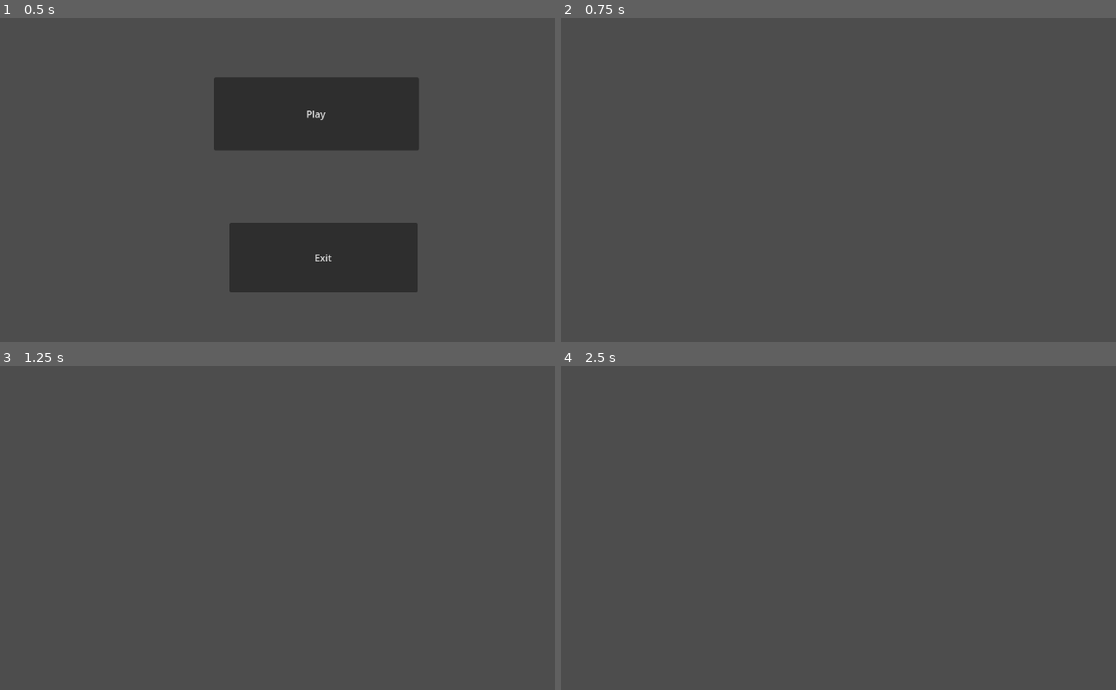
Above: before the commit, frames 1-4 (two rows, left to right).
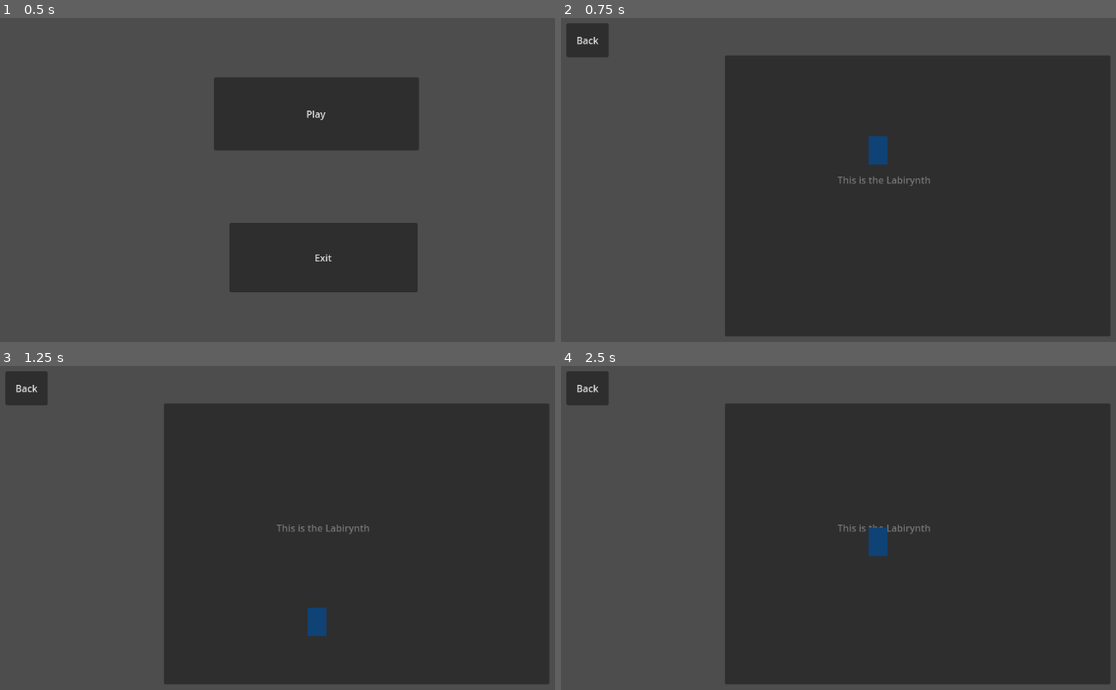
Above: after the commit, the same moments.

Repository: Mglod-usernametaken/pirate-game-jam
Game: Godot game, scene res://node_2d.tscn
The game is run twice, just before and just after one commit, with the same random seed, the same clock (stepped at 60 frames per second) and the same inputs.
Inputs (mouse positions are in pixels of both pictures, inside the frame that each line leads up to):
- Up to frame 1 (0.5 s): no input
- Up to frame 2 (0.75 s): click "Play" at 0.5 s
- Up to frame 3 (1.25 s): no input
- Up to frame 4 (2.5 s): click (588, 388) at 1.25 s, where only the run after the commit has a clickable "Back"; click (877, 463) at 2 s, where only the run after the commit has a clickable "Play"

Frame 1 is identical in both runs. In frame 2, 61% of the frame differs, in the area x 0-99%, y 1-99%; in frame 3, 61%; in frame 4, 61%.

Commit message:
add Player

Diff:
--- a/Node2D.gd
+++ b/Node2D.gd
@@ -9,4 +9,4 @@
 
 
 func _on_button_start_pressed():
-	get_tree().change_scene_to_file("res://labitynth.tscn")
+	get_tree().change_scene_to_file("res://labirynth.tscn")
--- /dev/null
+++ b/Player/Player.gd
@@ -0,0 +1,33 @@
+extends CharacterBody2D
+
+const SPEED = 300.0
+const JUMP_VELOCITY = -400.0
+@onready var anim = get_node("AnimatedSprite2D")
+
+# Get the gravity from the project settings to be synced with RigidBody nodes.
+var gravity = ProjectSettings.get_setting("physics/2d/default_gravity")
+
+func _ready():
+	anim.play("Idle")
+
+func _physics_process(delta):
+
+	# Add the gravity.
+	if not is_on_floor():
+		velocity.y += gravity * delta
+
+	# Handle jump.
+	if Input.is_action_just_pressed("ui_accept") and is_on_floor():
+		velocity.y = JUMP_VELOCITY
+
+	# Get the input direction and handle the movement/deceleration.
+	# As good practice, you should replace UI actions with custom gameplay actions.
+	var direction = Input.get_axis("ui_left","ui_right")
+	if direction:
+		velocity.x = direction * SPEED
+		anim.play("Run")
+	else:
+		anim.play("Idle")
+		velocity.x = move_toward(velocity.x, 0, SPEED)
+
+	move_and_slide()
--- /dev/null
+++ b/Player/Player.tscn
@@ -0,0 +1,48 @@
+[gd_scene load_steps=7 format=3 uid="uid://bjnbq3ccl4ceq"]
+
+[ext_resource type="Script" path="res://Player/Player.gd" id="1_7wws1"]
+[ext_resource type="Texture2D" uid="uid://4ajdw6i2pftb" path="res://Player/graphics/blue.png" id="1_vao3g"]
+[ext_resource type="Texture2D" uid="uid://c8vlwxgx7q1qb" path="res://Player/graphics/red.png" id="2_j0jgm"]
+[ext_resource type="Texture2D" uid="uid://cyotip7o6mp8a" path="res://Player/graphics/orange.png" id="3_012s3"]
+
+[sub_resource type="CapsuleShape2D" id="CapsuleShape2D_rpxkd"]
+radius = 20.0
+height = 56.0
+
+[sub_resource type="SpriteFrames" id="SpriteFrames_3ssyg"]
+animations = [{
+"frames": [{
+"duration": 1.0,
+"texture": ExtResource("1_vao3g")
+}],
+"loop": true,
+"name": &"Idle",
+"speed": 5.0
+}, {
+"frames": [{
+"duration": 1.0,
+"texture": ExtResource("2_j0jgm")
+}],
+"loop": true,
+"name": &"Laugh",
+"speed": 5.0
+}, {
+"frames": [{
+"duration": 1.0,
+"texture": ExtResource("3_012s3")
+}],
+"loop": true,
+"name": &"Run",
+"speed": 5.0
+}]
+
+[node name="Player" type="CharacterBody2D"]
+script = ExtResource("1_7wws1")
+
+[node name="CollisionShape2D" type="CollisionShape2D" parent="."]
+shape = SubResource("CapsuleShape2D_rpxkd")
+
+[node name="AnimatedSprite2D" type="AnimatedSprite2D" parent="."]
+sprite_frames = SubResource("SpriteFrames_3ssyg")
+animation = &"Idle"
+frame_progress = 0.694926
--- a/labirynth.tscn
+++ b/labirynth.tscn
@@ -1,6 +1,20 @@
-[gd_scene load_steps=2 format=3 uid="uid://muxj2vjchpxg"]
+[gd_scene load_steps=8 format=3 uid="uid://ccdwgn87axn44"]
 
 [ext_resource type="Script" path="res://labirynth.gd" id="1_vmb32"]
+[ext_resource type="PackedScene" uid="uid://bjnbq3ccl4ceq" path="res://Player/Player.tscn" id="2_iy1te"]
+
+[sub_resource type="LabelSettings" id="LabelSettings_ue835"]
+
+[sub_resource type="PhysicsMaterial" id="PhysicsMaterial_cchdj"]
+
+[sub_resource type="RectangleShape2D" id="RectangleShape2D_qvy56"]
+size = Vector2(784.5, 57.5)
+
+[sub_resource type="RectangleShape2D" id="RectangleShape2D_kxis5"]
+size = Vector2(650.25, 57.5)
+
+[sub_resource type="RectangleShape2D" id="RectangleShape2D_lj4bb"]
+size = Vector2(73.125, 474.75)
 
 [node name="Labirynth" type="Node2D"]
 script = ExtResource("1_vmb32")
@@ -11,6 +25,7 @@
 offset_right = 634.0
 offset_bottom = 323.0
 text = "This is the Labirynth"
+label_settings = SubResource("LabelSettings_ue835")
 
 [node name="Button" type="Button" parent="."]
 offset_left = 22.0
@@ -20,5 +35,32 @@
 text = "Back
 "
 
-[connection signal="draw" from="Label" to="." method="_on_label_draw"]
+[node name="Player" parent="." instance=ExtResource("2_iy1te")]
+position = Vector2(545, 221)
+
+[node name="StaticBody2D" type="StaticBody2D" parent="."]
+physics_material_override = SubResource("PhysicsMaterial_cchdj")
+
+[node name="CollisionShape2D" type="CollisionShape2D" parent="StaticBody2D"]
+position = Vector2(607, 580)
+shape = SubResource("RectangleShape2D_qvy56")
+
+[node name="CollisionShape2D4" type="CollisionShape2D" parent="StaticBody2D"]
+position = Vector2(543.875, 43)
+shape = SubResource("RectangleShape2D_kxis5")
+
+[node name="CollisionShape2D2" type="CollisionShape2D" parent="StaticBody2D"]
+position = Vector2(966.562, 311.375)
+shape = SubResource("RectangleShape2D_lj4bb")
+
+[node name="CollisionShape2D3" type="CollisionShape2D" parent="StaticBody2D"]
+position = Vector2(252, 313)
+shape = SubResource("RectangleShape2D_lj4bb")
+
+[node name="Panel" type="Panel" parent="StaticBody2D"]
+offset_left = 288.0
+offset_top = 76.0
+offset_right = 935.0
+offset_bottom = 549.0
+
 [connection signal="pressed" from="Button" to="." method="_on_button_pressed"]
--- a/labitynth.tscn
+++ /dev/null
@@ -1,3 +0,0 @@
-[gd_scene format=3 uid="uid://b6e5b4q2gsyaf"]
-
-[node name="Node2D" type="Node2D"]
--- a/project.godot
+++ b/project.godot
@@ -12,9 +12,10 @@
 
 config/name="Pirate-game-jam"
 run/main_scene="res://node_2d.tscn"
-config/features=PackedStringArray("4.1", "Mobile")
+config/features=PackedStringArray("4.2", "Mobile")
 config/icon="res://icon.svg"
 
 [rendering]
 
+textures/canvas_textures/default_texture_filter=0
 renderer/rendering_method="mobile"
Binary file added: Player/graphics/blue.png
Not shown, added: Player/graphics/blue.png.import
Binary file added: Player/graphics/orange.png
Not shown, added: Player/graphics/orange.png.import
Binary file added: Player/graphics/red.png
Not shown, added: Player/graphics/red.png.import
Not shown, added: export_presets.cfg
Not shown, added: .gitattributes
Not shown, added: .gitignore
Not shown, added: Player/graphics/paint.py
